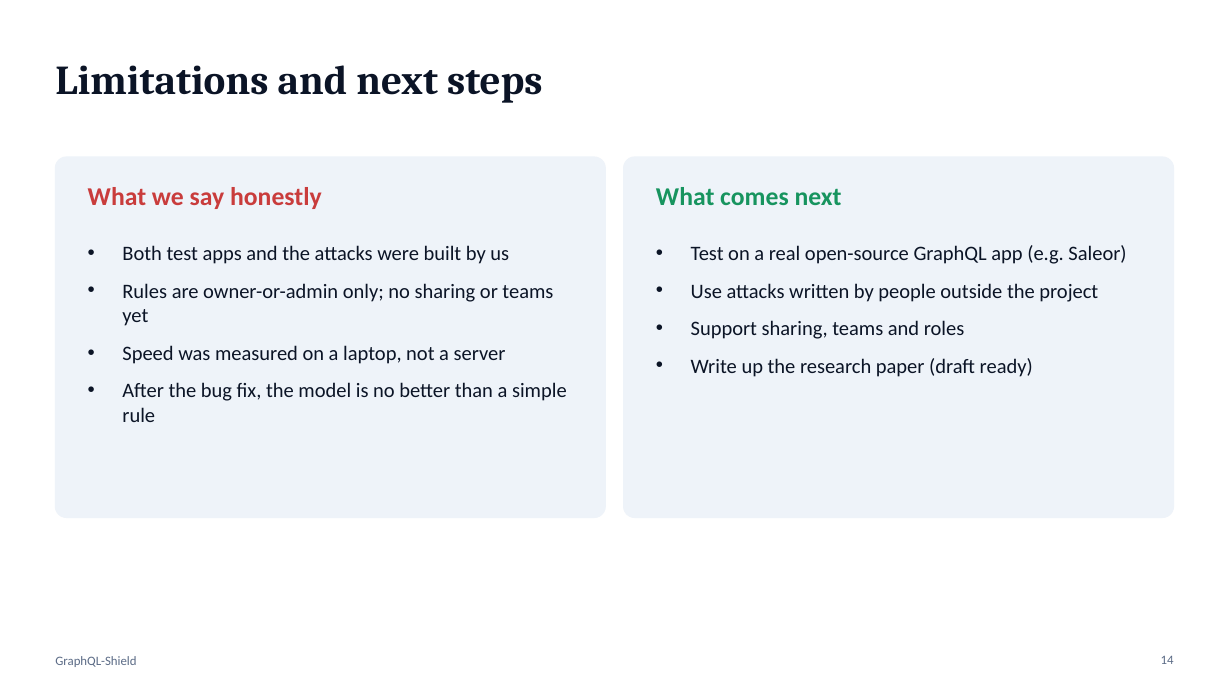
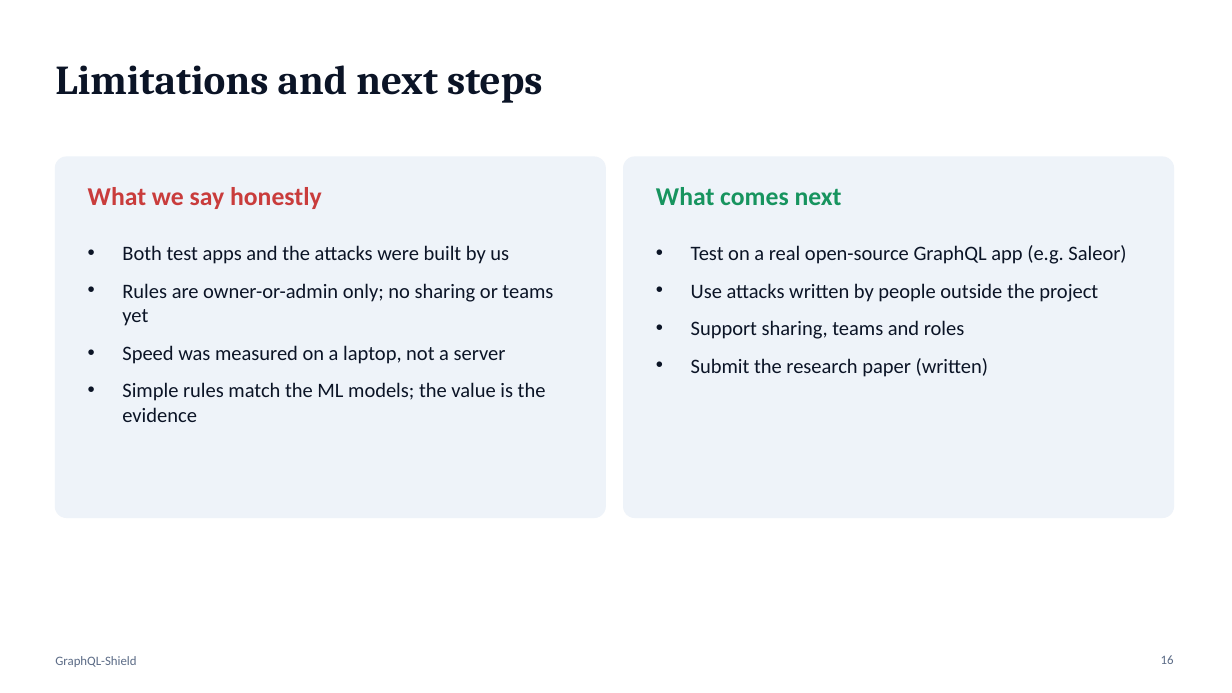
Before and after one commit to Chinmayanand03/GraphQL-Shield-, a slide deck: slide 16 of docs/GraphQL-Shield-Presentation.pptx (slide 14 before the commit). Drawn at 1232x693 pixels with LibreOffice and Linux fonts; fonts in the diff are those of the drawing. Boxes give left, top, right and bottom in pixels: in the first picture for what was removed or moved away, otherwise in the second. Text is boxed around its words. In the diff, an @@ line names an element or a change of style, - is before the commit and + after.

```diff
--- a/docs/GraphQL-Shield-Presentation.pptx
+++ b/docs/GraphQL-Shield-Presentation.pptx
@@ text at [691, 358, 989, 377]: text changed @@
-• Write up the research paper (draft ready)
+• Submit the research paper (written)
@@ text at [122, 382, 546, 422]: text changed @@
-• After the bug fix, the model is no better than a simple rule
+• Simple rules match the ML models; the value is the evidence
@@ page number at [1161, 655, 1174, 664]: text changed @@
-14
+16
```
Also in this commit, not shown: 1 other slide changed, 2 slides added, 23 other files.
